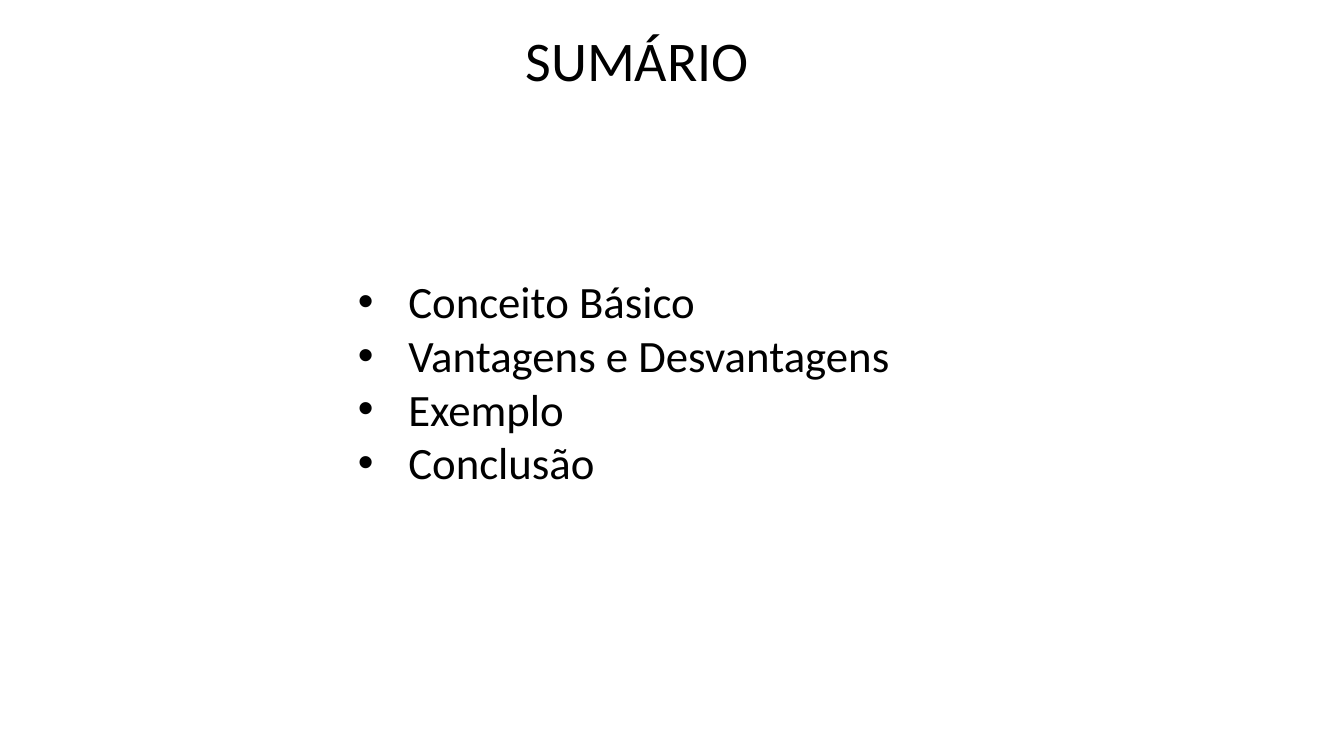
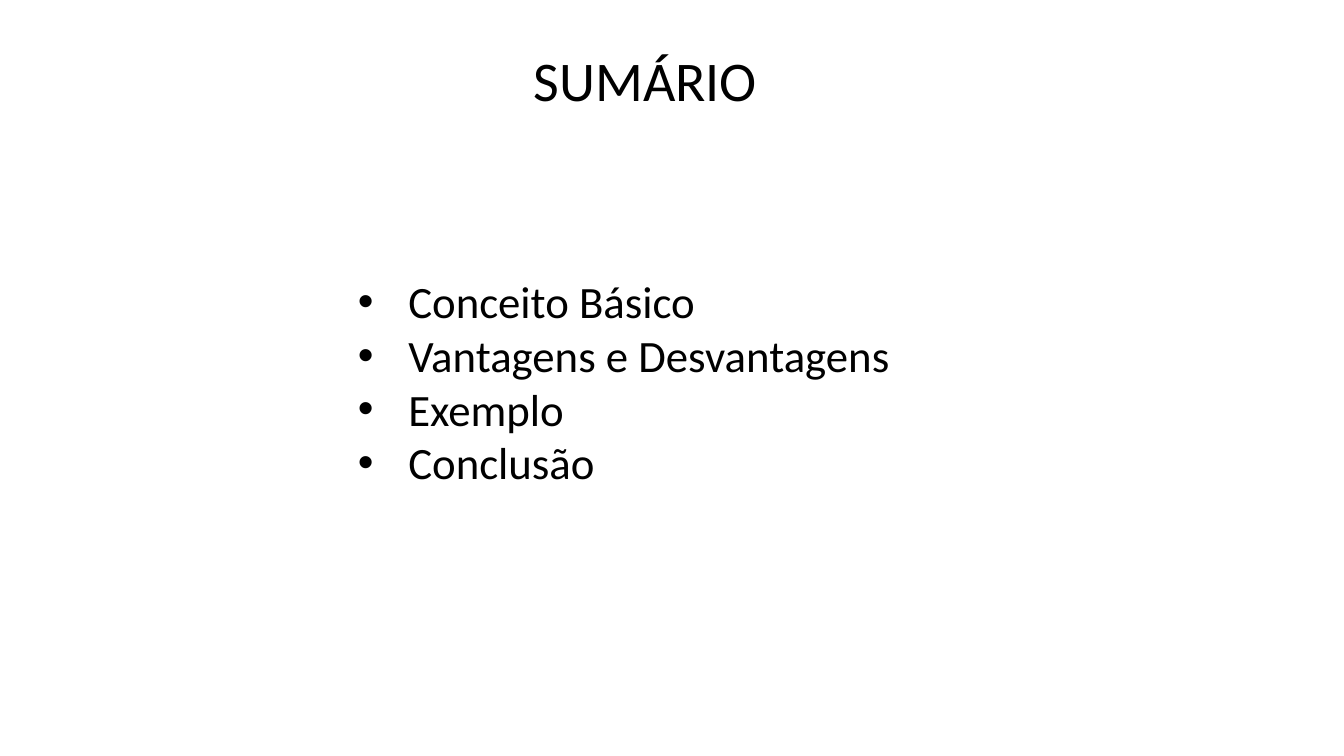
Before and after one commit to ricardohtakuno/Pair-Programming, a slide deck: slide 2 of Apresentação-PairProgramming.pptx. Drawn at 1344x756 pixels with LibreOffice and Linux fonts; fonts in the diff are those of the drawing. Boxes give left, top, right and bottom in pixels: in the first picture for what was removed or moved away, otherwise in the second. Text is boxed around its words. In the diff, an @@ line names an element or a change of style, - is before the commit and + after.

Commit message:
Apresentação

```diff
--- a/Apresentação-PairProgramming.pptx
+++ b/Apresentação-PairProgramming.pptx
@@ text "SUMÁRIO": place and size @@
-text "SUMÁRIO" at bbox=[526, 35, 749, 82]
+text "SUMÁRIO" at bbox=[534, 54, 757, 102]
```
Also in this commit, not shown: 4 slides added, 1 slide removed, 1 other file.
